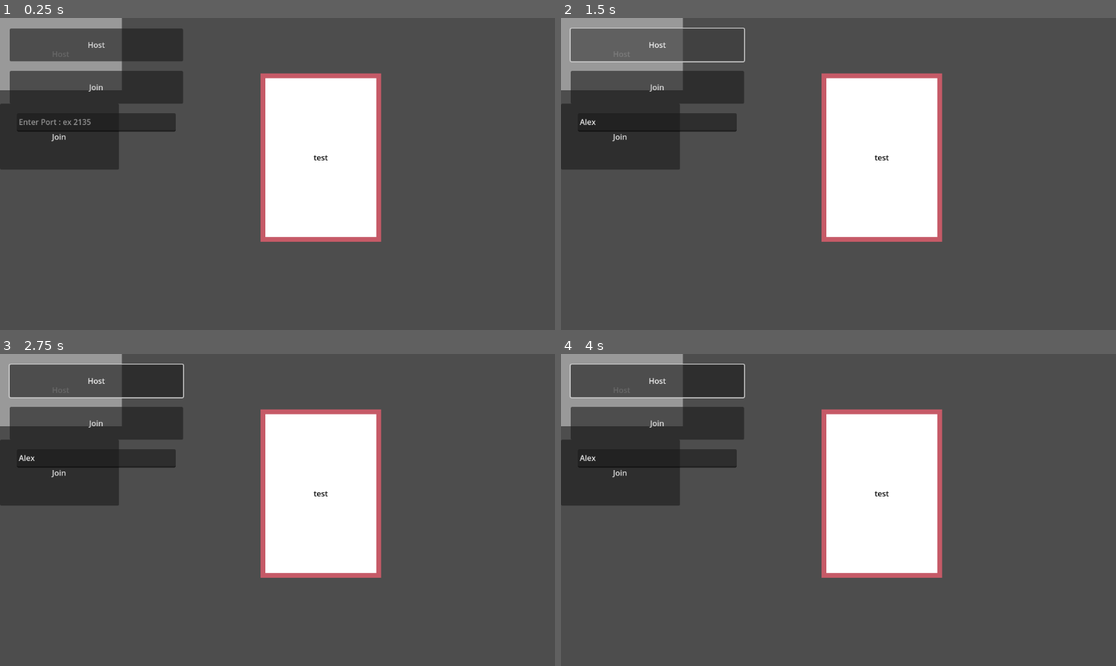
Above: before the commit, frames 1-4 (two rows, left to right).
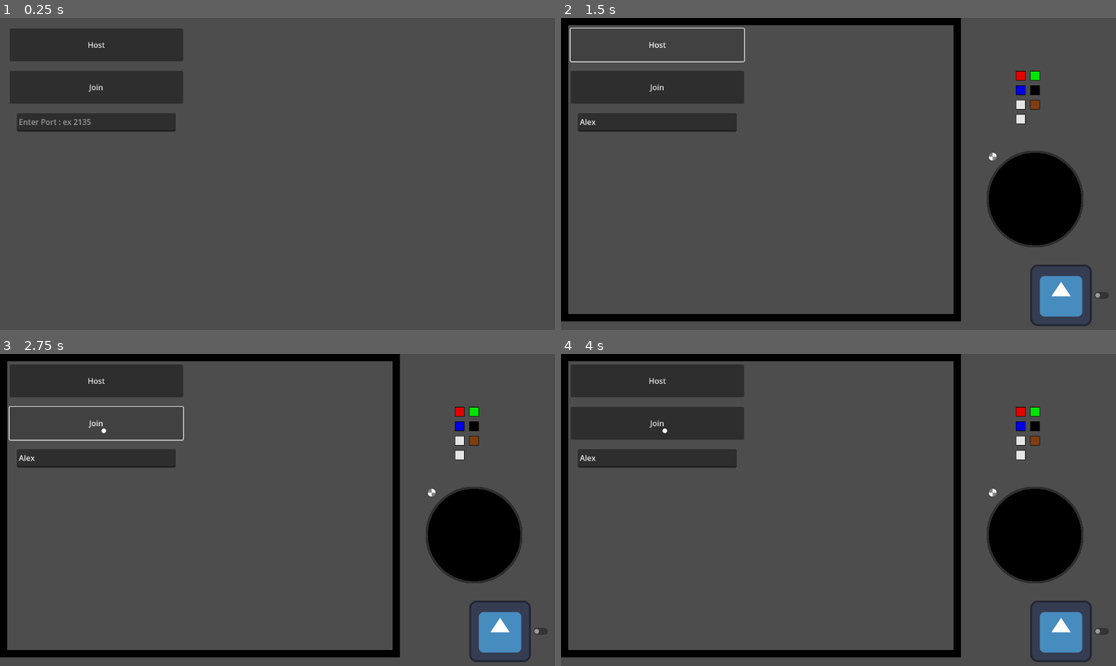
Above: after the commit, the same moments.

Repository: banana67676/Pitch-It-2025-2026
Game: Godot game, scene res://Scenes/Multiplayer Menu/Multiplayer_Menu.tscn
Two runs of this game, one before a commit and one after it. Both use one fixed random seed, a clock stepped at 60 frames per second and the inputs below. The engine's default icon, where the game draws it, is replaced by a stand-in: a white triangle on a blue panel in a dark square.
Inputs (mouse positions are in pixels of both pictures, inside the frame that each line leads up to):
- Up to frame 1 (0.25 s): no input
- Up to frame 2 (1.5 s): click (655, 120) at 0.52 s; type "Alex" at 0.6 s; click "Host" at 1.25 s
- Up to frame 3 (2.75 s): click "Join" at 2 s
- Up to frame 4 (4 s): click (1021, 413) at 2.77 s; click (1032, 413) at 3.52 s

The runs differ from the first frame. In frame 1, 20% of the frame differs, in the area x 0-69%, y 0-72%; in frame 2, 31%; in frame 3, 30%; in frame 4, 31%, in the area x 0-99%, y 0-99%.

Commit message:
Merged multiplayer scenes

Diff:
--- a/Scenes/Multiplayer Menu/Multiplayer_Menu.tscn
+++ b/Scenes/Multiplayer Menu/Multiplayer_Menu.tscn
@@ -1,33 +1,14 @@
-[gd_scene load_steps=5 format=3 uid="uid://bo3vx0ii1i20j"]
+[gd_scene load_steps=3 format=3 uid="uid://bo3vx0ii1i20j"]
 
 [ext_resource type="Script" path="res://Scenes/Multiplayer Menu/multiplayer_menu.gd" id="1_a2imu"]
 [ext_resource type="PackedScene" uid="uid://uusipllqkn41" path="res://Scenes/Multiplayer Menu/Player.tscn" id="2_r6qhr"]
-[ext_resource type="Theme" uid="uid://cvg5lo2itemby" path="res://Assets/test_theme.tres" id="3_s48ld"]
-[ext_resource type="PackedScene" uid="uid://dwovp0kxfryok" path="res://Card/Preset/Card_Preset.tscn" id="4_5esq6"]
 
 [node name="Multiplayer_Menu" type="Node2D"]
 script = ExtResource("1_a2imu")
 player_scene = ExtResource("2_r6qhr")
 
-[node name="Button" type="Button" parent="."]
-offset_right = 253.0
-offset_bottom = 150.0
-theme = ExtResource("3_s48ld")
-text = "Host
-"
-
-[node name="Button2" type="Button" parent="."]
-offset_top = 178.0
-offset_right = 247.0
-offset_bottom = 315.0
-text = "Join
-"
-
 [node name="MultiplayerSpawner" type="MultiplayerSpawner" parent="."]
 spawn_path = NodePath("..")
-
-[node name="Card_Preset" parent="." instance=ExtResource("4_5esq6")]
-position = Vector2(666, 290)
 
 [node name="MarginContainer" type="MarginContainer" parent="."]
 offset_top = 2.0
@@ -42,7 +23,7 @@
 layout_mode = 2
 theme_override_constants/separation = 20
 
-[node name="Button" type="Button" parent="MarginContainer/VBoxContainer"]
+[node name="Host" type="Button" parent="MarginContainer/VBoxContainer"]
 layout_mode = 2
 size_flags_vertical = 3
 text = "Host
@@ -66,5 +47,5 @@
 size_flags_vertical = 3
 placeholder_text = "Enter Port : ex 2135"
 
-[connection signal="pressed" from="Button" to="." method="_on_button_pressed"]
-[connection signal="pressed" from="Button2" to="." method="_on_button_2_pressed"]
+[connection signal="pressed" from="MarginContainer/VBoxContainer/Host" to="." method="_on_host_pressed"]
+[connection signal="pressed" from="MarginContainer/VBoxContainer/Join" to="." method="_on_join_pressed"]
--- a/Scenes/Multiplayer Menu/multiplayer_menu.gd
+++ b/Scenes/Multiplayer Menu/multiplayer_menu.gd
@@ -1,26 +1,29 @@
 extends Node2D
+
+@onready var SERVER_PORT_READ: TextEdit = $MarginContainer/VBoxContainer/MarginContainer/TextEdit
 
 var peer = ENetMultiplayerPeer.new()
 @export var player_scene : PackedScene
 
-var SERVER_PORT  = 2135
-var SERVER_IP = "127.0.0.1"
+func add_player(id = 1):
+	var player = player_scene.instantiate()
+	player.name = str(id)
+	call_deferred("add_child", player)
 
-func _on_button_pressed():
-	if peer.host == null:
-		peer.create_server(SERVER_PORT)
+
+func _on_host_pressed() -> void:
+	if SERVER_PORT_READ.text.to_int() != null:
+		peer.create_server(SERVER_PORT_READ.text.to_int())
 		multiplayer.multiplayer_peer = peer
 		multiplayer.peer_connected.connect(add_player)
 		add_player()
 
-func _on_button_2_pressed():
-	if peer.host == null:
-		peer.create_client(SERVER_IP, SERVER_PORT)
-		multiplayer.multiplayer_peer = peer
 
-
-func add_player(id = 1):
-	var player = player_scene.instantiate()
-	player.name = str(id)
-	get_tree().root.add_child(player)
-	visible = false
+func _on_join_pressed() -> void:
+	if SERVER_PORT_READ.text.to_int() != null:
+		var ip_addresses = IP.get_local_addresses()
+		for i in ip_addresses:
+			if !i.begins_with("f"):
+				print(i)
+				peer.create_client(i, SERVER_PORT_READ.text.to_int())
+				multiplayer.multiplayer_peer = peer
